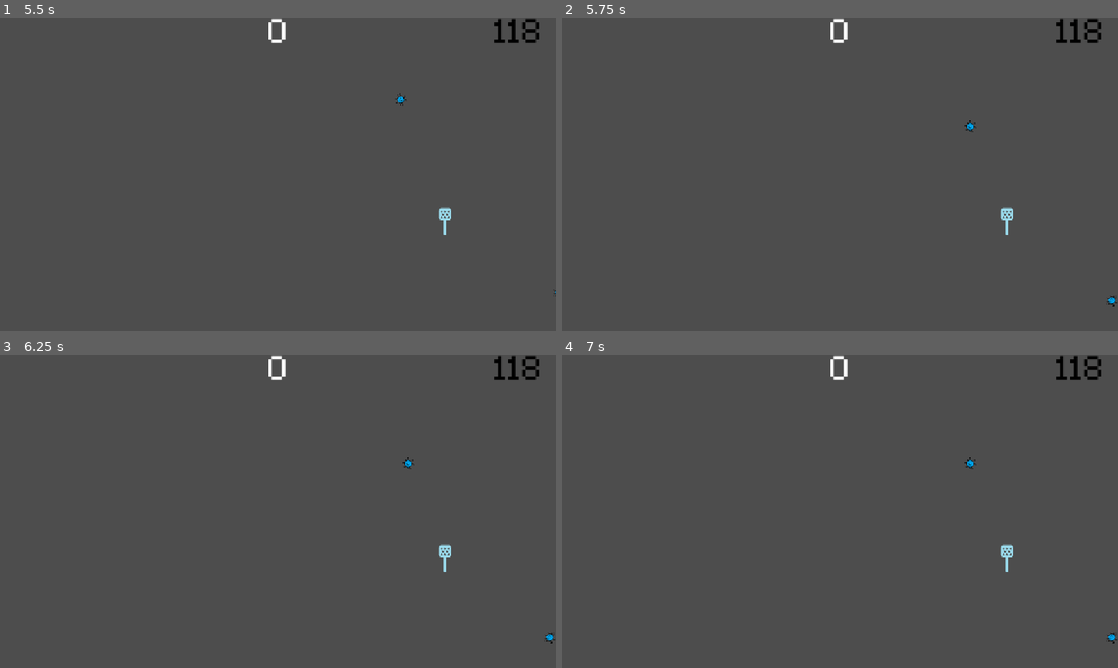
Above: before the commit, frames 1-4 (two rows, left to right).
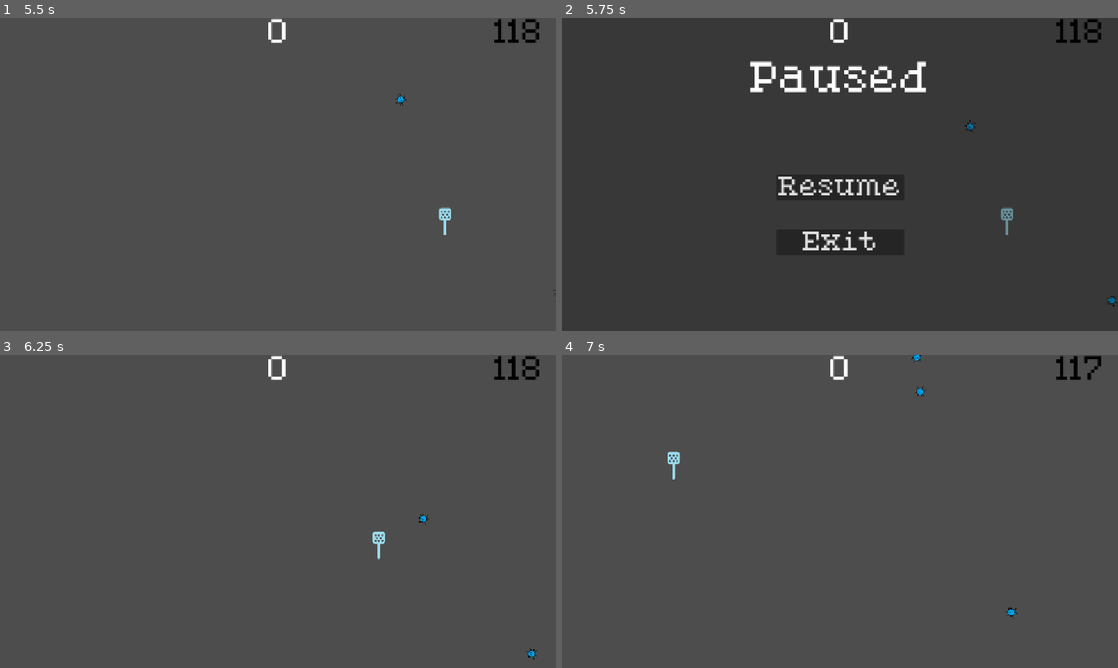
Above: after the commit, the same moments.

Repository: Evenwood/godotgamejame84
Game: Godot game, scene res://gui/title.tscn
Two runs of this game, one before a commit and one after it. Both use one fixed random seed, a clock stepped at 60 frames per second and the inputs below.
Inputs (mouse positions are in pixels of both pictures, inside the frame that each line leads up to):
- Up to frame 1 (5.5 s): click "Start" at 0.5 s; click "Start" at 1.25 s; tap Enter at 2, 5 s; move the mouse to (400, 158) at 2.02 s; click (400, 158) at 2.1 s; tap Space at 2.75 s; move the mouse to (166, 190) at 2.77 s; click (166, 190) at 2.85 s; move the mouse to (333, 105) at 3.52 s; click (333, 105) at 3.6 s; move the mouse to (250, 237) at 4.27 s; click (250, 237) at 4.35 s; move the mouse to (444, 221) at 5.02 s; click (444, 221) at 5.1 s
- Up to frame 2 (5.75 s): tap Escape (escape) at 5.65 s
- Up to frame 3 (6.25 s): click (278, 524) at 5.75 s, where only the run after the commit has a clickable "Resume"
- Up to frame 4 (7 s): move the mouse to (673, 464) at 6.52 s; click (673, 464) at 6.6 s

Frame 1 is identical in both runs. In frame 2, 5.0% of the frame differs, in the area x 33-100%, y 13-92%; in frame 3, 0.3%; in frame 4, 0.5%.

Commit message:
Added the pause menu with functionality for resuming and exiting

Diff:
--- a/gamejam84/Main.tscn
+++ b/gamejam84/Main.tscn
@@ -9,6 +9,7 @@
 [ext_resource type="Texture2D" uid="uid://b8x20i6iaq8uo" path="res://art/squish1.png" id="7_trn2v"]
 [ext_resource type="Texture2D" uid="uid://b4n8hqbw4cxq0" path="res://art/squish2.png" id="8_03owx"]
 [ext_resource type="Texture2D" uid="uid://7otfqqw8064k" path="res://art/squish2-1.png" id="8_wkp8b"]
+[ext_resource type="PackedScene" uid="uid://coqc6gtkj2fdl" path="res://gui/pause.tscn" id="10_wkp8b"]
 
 [sub_resource type="Curve2D" id="Curve2D_glv2v"]
 _data = {
@@ -73,7 +74,12 @@
 sprite_frames = SubResource("SpriteFrames_3dxm6")
 animation = &"die"
 
+[node name="Pause" parent="." instance=ExtResource("10_wkp8b")]
+visible = false
+z_index = 1
+
 [connection signal="timeout" from="MobTimer" to="." method="_on_mob_timer_timeout"]
 [connection signal="timeout" from="ScoreTimer" to="." method="_on_score_timer_timeout"]
 [connection signal="timeout" from="StartTimer" to="." method="_on_start_timer_timeout"]
 [connection signal="start_game" from="HUD" to="." method="new_game"]
+[connection signal="resume_from_pause" from="Pause" to="." method="_on_resume_from_pause"]
--- /dev/null
+++ b/gamejam84/gui/pause.gd
@@ -0,0 +1,11 @@
+extends Node2D
+
+signal resume_from_pause()
+
+func _on_resume_button_pressed() -> void:
+	resume_from_pause.emit()
+	hide()
+
+
+func _on_exit_button_pressed() -> void:
+	get_tree().quit()
--- a/gamejam84/gui/pause.tscn
+++ b/gamejam84/gui/pause.tscn
@@ -1,3 +1,59 @@
-[gd_scene format=3 uid="uid://coqc6gtkj2fdl"]
+[gd_scene load_steps=3 format=3 uid="uid://coqc6gtkj2fdl"]
+
+[ext_resource type="Script" uid="uid://cj12y3ght0265" path="res://gui/pause.gd" id="1_ge7em"]
+[ext_resource type="FontFile" uid="uid://csuju232u5qsn" path="res://art/PixelatedEleganceRegular-ovyAA.ttf" id="1_v3cpl"]
 
 [node name="Pause" type="Node2D"]
+script = ExtResource("1_ge7em")
+
+[node name="TextureRect" type="ColorRect" parent="."]
+offset_right = 1152.0
+offset_bottom = 648.0
+color = Color(0.0901961, 0.0901961, 0.0901961, 0.392157)
+
+[node name="MarginContainer" type="MarginContainer" parent="."]
+anchors_preset = 15
+anchor_right = 1.0
+anchor_bottom = 1.0
+offset_right = 1152.0
+offset_bottom = 648.0
+grow_horizontal = 2
+grow_vertical = 2
+theme_override_constants/margin_left = 30
+theme_override_constants/margin_top = 90
+theme_override_constants/margin_right = 30
+theme_override_constants/margin_bottom = 30
+
+[node name="VBoxContainer" type="VBoxContainer" parent="MarginContainer"]
+layout_mode = 2
+theme_override_constants/separation = 160
+
+[node name="RichTextLabel" type="RichTextLabel" parent="MarginContainer/VBoxContainer"]
+layout_mode = 2
+theme_override_fonts/normal_font = ExtResource("1_v3cpl")
+theme_override_font_sizes/normal_font_size = 80
+text = "Paused
+"
+fit_content = true
+horizontal_alignment = 1
+vertical_alignment = 1
+
+[node name="VBoxContainer" type="VBoxContainer" parent="MarginContainer/VBoxContainer"]
+layout_mode = 2
+size_flags_horizontal = 4
+theme_override_constants/separation = 60
+
+[node name="Resume Button" type="Button" parent="MarginContainer/VBoxContainer/VBoxContainer"]
+layout_mode = 2
+theme_override_fonts/font = ExtResource("1_v3cpl")
+theme_override_font_sizes/font_size = 50
+text = "Resume"
+
+[node name="Exit Button" type="Button" parent="MarginContainer/VBoxContainer/VBoxContainer"]
+layout_mode = 2
+theme_override_fonts/font = ExtResource("1_v3cpl")
+theme_override_font_sizes/font_size = 50
+text = "Exit"
+
+[connection signal="pressed" from="MarginContainer/VBoxContainer/VBoxContainer/Resume Button" to="." method="_on_resume_button_pressed"]
+[connection signal="pressed" from="MarginContainer/VBoxContainer/VBoxContainer/Exit Button" to="." method="_on_exit_button_pressed"]
--- a/gamejam84/main.gd
+++ b/gamejam84/main.gd
@@ -99,10 +99,12 @@
 	$ScoreTimer.stop()
 	update_score()
 	Engine.time_scale = 0.0
+	$Pause.show()
 
 
 func unpause() -> void:
 	paused = false
+	$Pause.hide()
 	unfreeze_critters()
 	$ScoreTimer.start()
 	update_score()
@@ -140,3 +142,7 @@
 	critter.queue_free()
 	$death_animation.position = critter.position
 	$death_animation.play()
+
+
+func _on_resume_from_pause() -> void:
+	processPause()
Not shown: 1 places in gamejam84/Main.tscn that only renumber resources
Not shown, added: gamejam84/gui/pause.gd.uid
